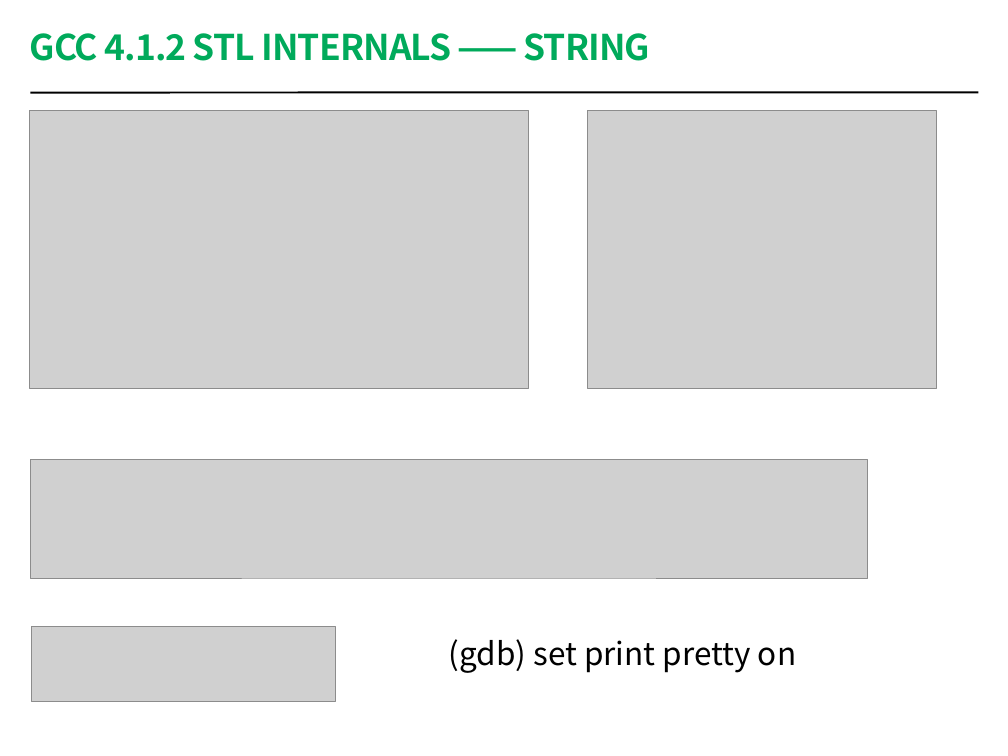
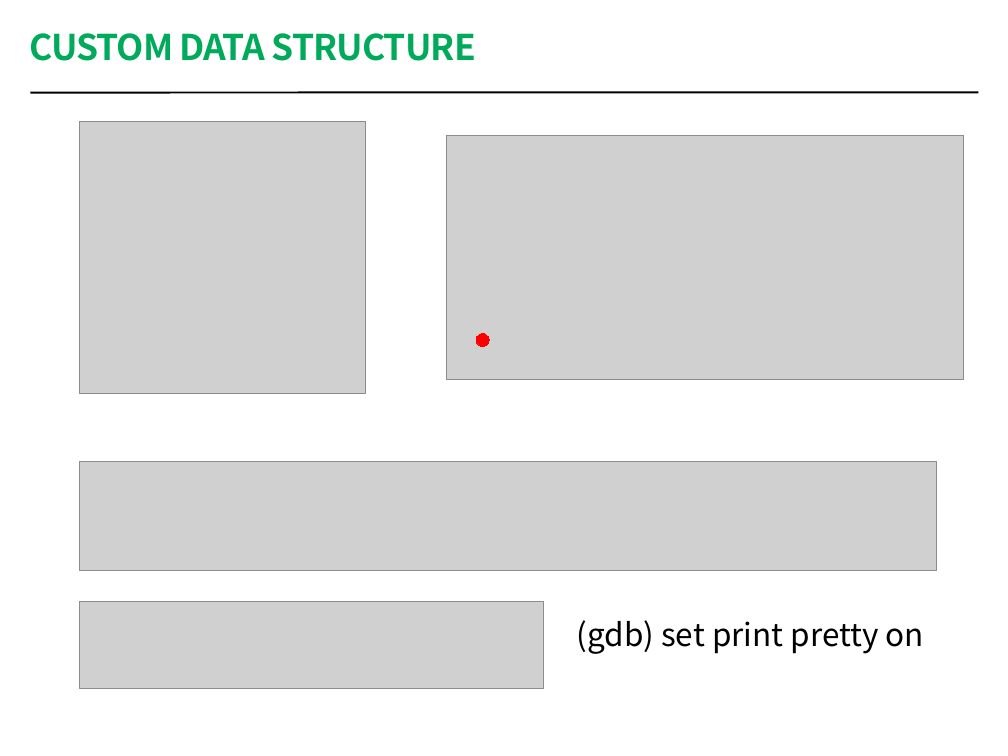
Before and after one commit to coney/c-training, a slide deck: slide 2 of Debug/session2/Debugging Workshop 2.pptx. Drawn at 1008x756 pixels with LibreOffice and Linux fonts; fonts in the diff are those of the drawing; grey boxes stand for pictures. Boxes give left, top, right and bottom in pixels: in the first picture for what was removed or moved away, otherwise in the second. Text is boxed around its words. In the diff, an @@ line names an element or a change of style, - is before the commit and + after.

```diff
--- a/Debug/session2/Debugging Workshop 2.pptx
+++ b/Debug/session2/Debugging Workshop 2.pptx
@@ title at box(30, 33, 476, 61): text changed @@
-GCC 4.1.2 STL INTERNALS —— STRING
+CUSTOM DATA STRUCTURE
@@ picture: place and size @@
-picture at box(30, 110, 529, 388)
+picture at box(80, 121, 366, 393)
@@ picture: place and size @@
-picture at box(588, 110, 936, 388)
+picture at box(447, 135, 963, 380)
@@ ellipse added at box(476, 333, 490, 347), fill #FF0000, outline #FF0000 0.75 pt @@
@@ picture: place and size @@
-picture at box(30, 459, 868, 578)
+picture at box(80, 461, 936, 570)
@@ picture removed at box(32, 627, 335, 702) @@
@@ picture added at box(80, 601, 544, 688) @@
@@ text "(gdb) set print pretty on": place and size @@
-text "(gdb) set print pretty on" at box(449, 639, 796, 673)
+text "(gdb) set print pretty on" at box(577, 620, 924, 654)
```
Also in this commit, not shown: 5 other files.
